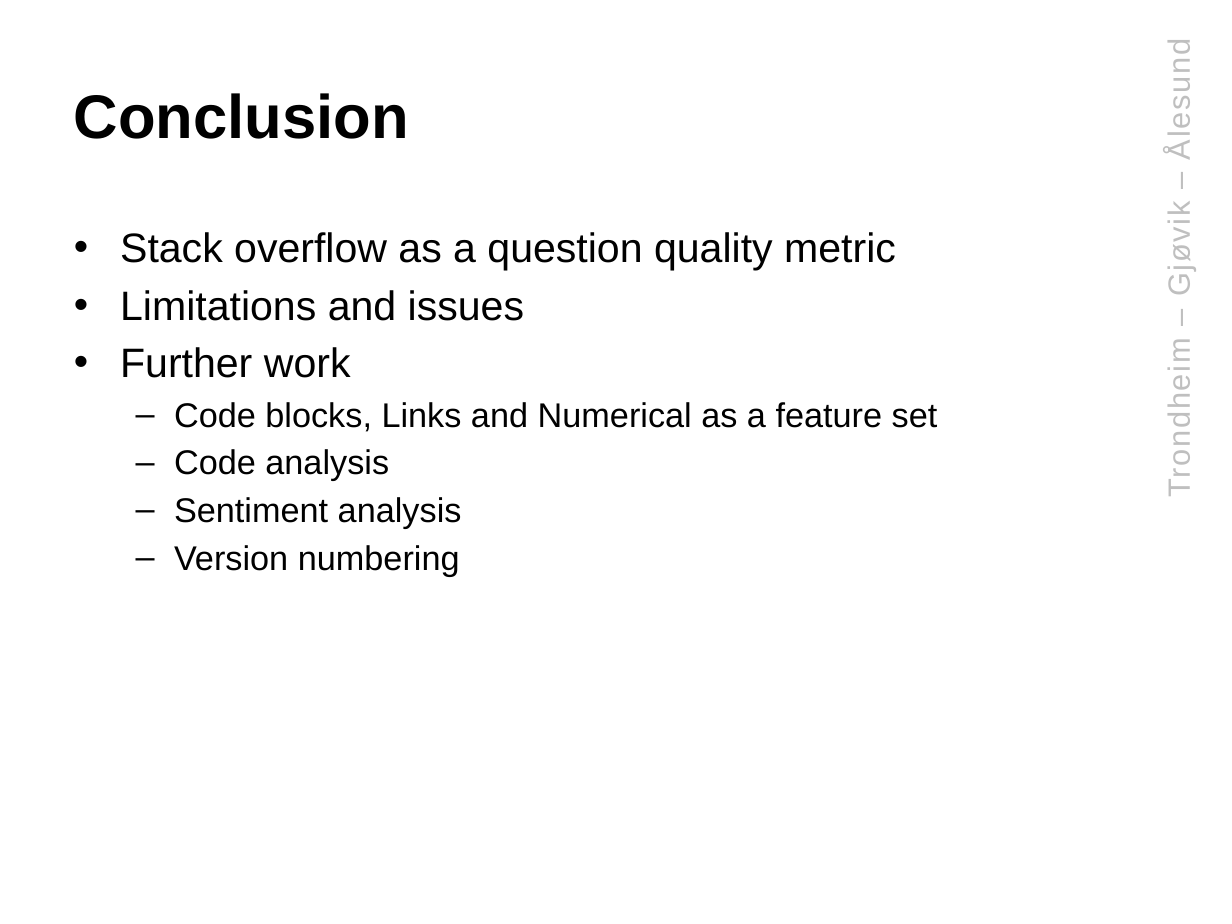
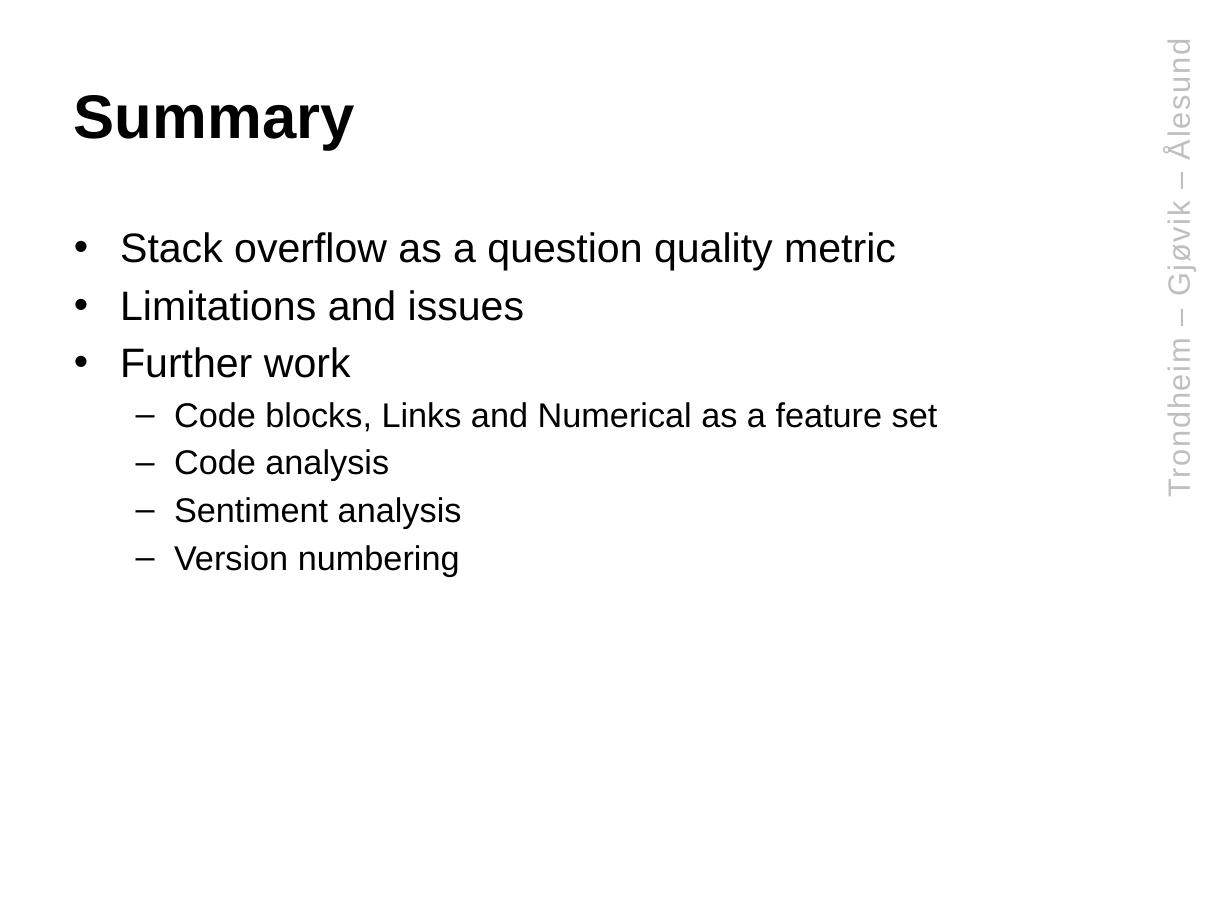
Before and after one commit to klAndersen/IMT4904_Msc_Presentation, a slide deck: slide 12 of IMT4904_Msc_Presentation.pptx (slide 11 before the commit). Drawn at 1232x924 pixels with LibreOffice and Linux fonts; fonts in the diff are those of the drawing; background and template pictures are left out. Boxes give left, top, right and bottom in pixels: in the first picture for what was removed or moved away, otherwise in the second. Text is boxed around its words. In the diff, an @@ line names an element or a change of style, - is before the commit and + after.

Commit message:
Hyperlinks and more manuscript text
Added hyperlinks for the slides in the PPT.
Added image from SO of "dummy" words.
Only 2 slides left to write presentational content for + re-writing it.

```diff
--- a/IMT4904_Msc_Presentation.pptx
+++ b/IMT4904_Msc_Presentation.pptx
@@ title at bbox=[74, 95, 355, 150]: text changed @@
-Conclusion
+Summary
```
Also in this commit, not shown: 5 other slides changed, 1 slide added, 4 other files.
